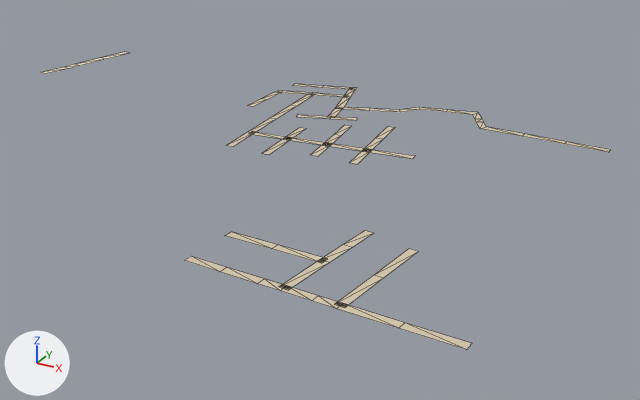
One commit to the glTF model public/assets/bengaluru-region-v1/tiles/t2_-40-l1.glb: the scene before it, then after it.
Both versions are drawn from a 50 mm camera at (1605.0, -20169.0, 222.0) aimed at (1320.0, -19651.0, -37.0). Arrows for +X, +Y and +Z are at lower left; the lights stay in place. The first picture is the older version. Mesh edges are drawn as thin lines.

Objects in the first picture: 'ground'.
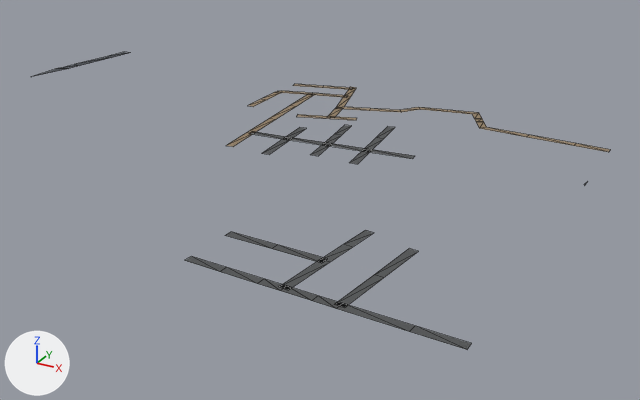
Where the change shows, as pixel boxes (x1, y1, x2, y2) in the pictures (640 x 400 px; the box of a moved part takes in the faces that stretch with it):
'ground', reshaped
    before: (42, 52, 611, 350)
    after: (32, 52, 611, 350)
part 1 of me_ground, moved or reshaped
    both: (447, 110, 611, 152)
part 2 of me_ground, moved or reshaped
    both: (336, 303, 472, 350)
part 3 of me_ground, moved or reshaped
    before: (276, 87, 357, 95)
    after: (276, 87, 356, 95)
part 4 of me_ground, reshaped
    before: (42, 52, 128, 74)
    after: (32, 52, 128, 77)
part 5 of me_ground, recoloured
    before: (44, 52, 611, 350)
    after: (57, 52, 611, 350)

The change in detail:
me_ground is used by ob_ground; location (1000.0, -20000.0, 0.0).
Verts and faces of me_ground; kept vertices keep their numbers, new ones are numbered from 152.
Before the commit, vertices of me_ground: 8 (468.0, 445.0, 1.0) at pixel (564, 143), 9 (468.0, 451.0, 1.0) at pixel (566, 141), 10 (436.0, 447.0, 1.0) at pixel (522, 136), 11 (437.0, 453.0, 1.0) at pixel (524, 133), 12 (404.0, 448.0, 1.0) at pixel (480, 128).
Before the commit, vertices of me_ground: 13 (406.0, 454.0, 1.0) at pixel (486, 126), 134 (387.0, 478.0, 1.0) at pixel (472, 114), 135 (389.0, 485.0, 1.0) at pixel (478, 112).
Before the commit, vertices of me_ground: 22 (466.0, 159.0, 1.0) at pixel (398, 328), 23 (466.0, 165.0, 1.0) at pixel (404, 322).
Before the commit, vertices of me_ground: 122 (22.0, 499.0, 1.0), 123 (14.0, 501.0, 1.0) at pixel (124, 51), 124 (17.0, 469.0, 1.0) at pixel (105, 59), 125 (9.0, 470.0, 1.0) at pixel (100, 57), 128 (10.0, 427.0, 1.0) at pixel (68, 68).
Before the commit, vertices of me_ground: 130 (4.0, 403.0, 1.0) at pixel (45, 73), 131 (-4.0, 405.0, 1.0) at pixel (40, 72).
me_ground had 152 vertices, 118 faces and spanned x -4.0..500.0, y 158.0..501.0, z 1.0.
me_ground now has 158 vertices, 122 faces and spans x 0.0..500.0, y 158.0..500.0, z 1.0.
Part 1, on me_ground:
Vertex 9 moves to (475.0, 451.0, 1.0), pixel (576, 143).
Vertex 8 moves to (475.0, 445.0, 1.0), pixel (573, 145).
Vertex 11 moves to (440.0, 452.0, 1.0), pixel (529, 134).
Vertex 10 moves to (440.0, 446.0, 1.0), pixel (526, 137).
Vertex 13 moves to (407.0, 454.0, 1.0), pixel (486, 127).
Vertex 135 moves to (390.0, 485.0, 1.0), pixel (478, 112).
Vertex 12 moves to (403.0, 448.0, 1.0), pixel (479, 128).
Vertex 134 moves to (386.0, 478.0, 1.0), pixel (472, 114).
Part 2, on me_ground:
Vertex 23 moves to (472.0, 165.0, 1.0), pixel (415, 325).
Vertex 22 moves to (471.0, 159.0, 1.0), pixel (409, 331).
Part 3, on me_ground:
2 vertices are removed from x 223.0..267.0, y 455.0..499.0, z 1.0.
6 faces are deleted.
2 vertices move from x 221.0..273.0, y 461.0..501.0, z 1.0 to x 221.0..267.0, y 461.0..500.0, z 1.0.
2 vertices are added at (224.0, 455.0, 1.0), (273.0, 500.0, 1.0).
6 new faces join them.
Part 4, on me_ground:
Vertices deleted: 130 (with the faces that use them).
Vertex 122 moves to (22.0, 500.0, 1.0).
Vertex 123 moves to (14.0, 500.0, 1.0), pixel (124, 51).
Vertex 125 moves to (10.0, 477.0, 1.0), pixel (105, 56).
Vertex 124 moves to (18.0, 476.0, 1.0), pixel (111, 57).
Vertex 131 moves to (0.0, 420.0, 1.0), pixel (55, 68).
New vertex 153 is at (0.0, 389.0, 1.0), pixel (31, 76).
New vertex 154 is at (0.0, 389.0, 1.0), pixel (31, 76).
New vertex 155 is at (0.0, 388.0, 1.0), pixel (30, 77).
New faces: (128, 131, 153), (128, 153, 154), (153, 155, 154).
me_ground part 5: 111 kept faces spanning x 0.0..500.0, y 158.0..500.0, z 1.0 get new vertex colours.
Other edits to the shape of me_ground do not show in these pictures.
